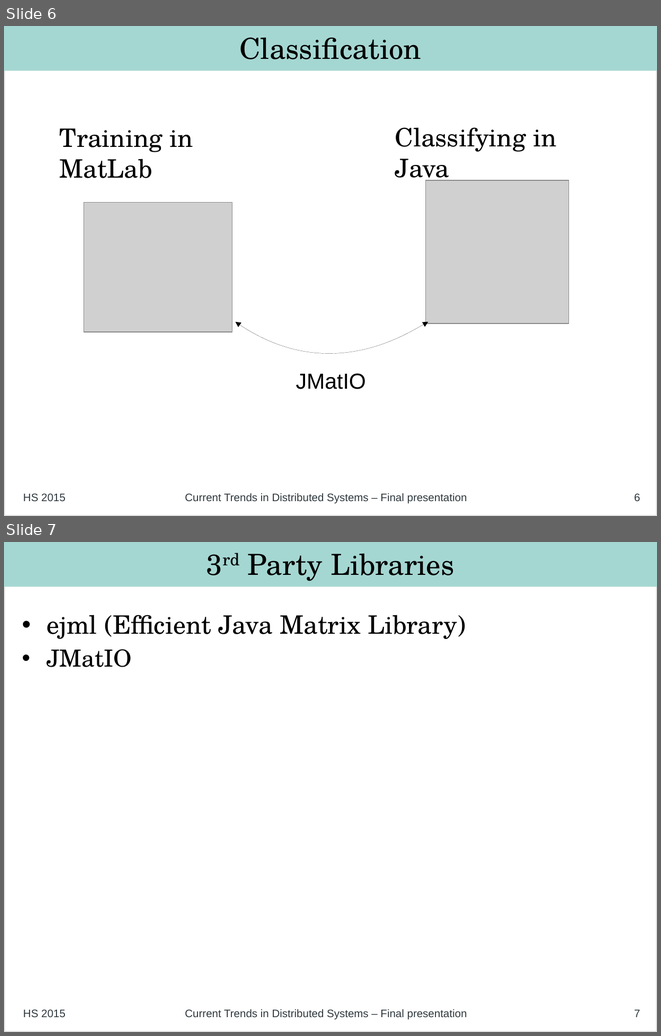
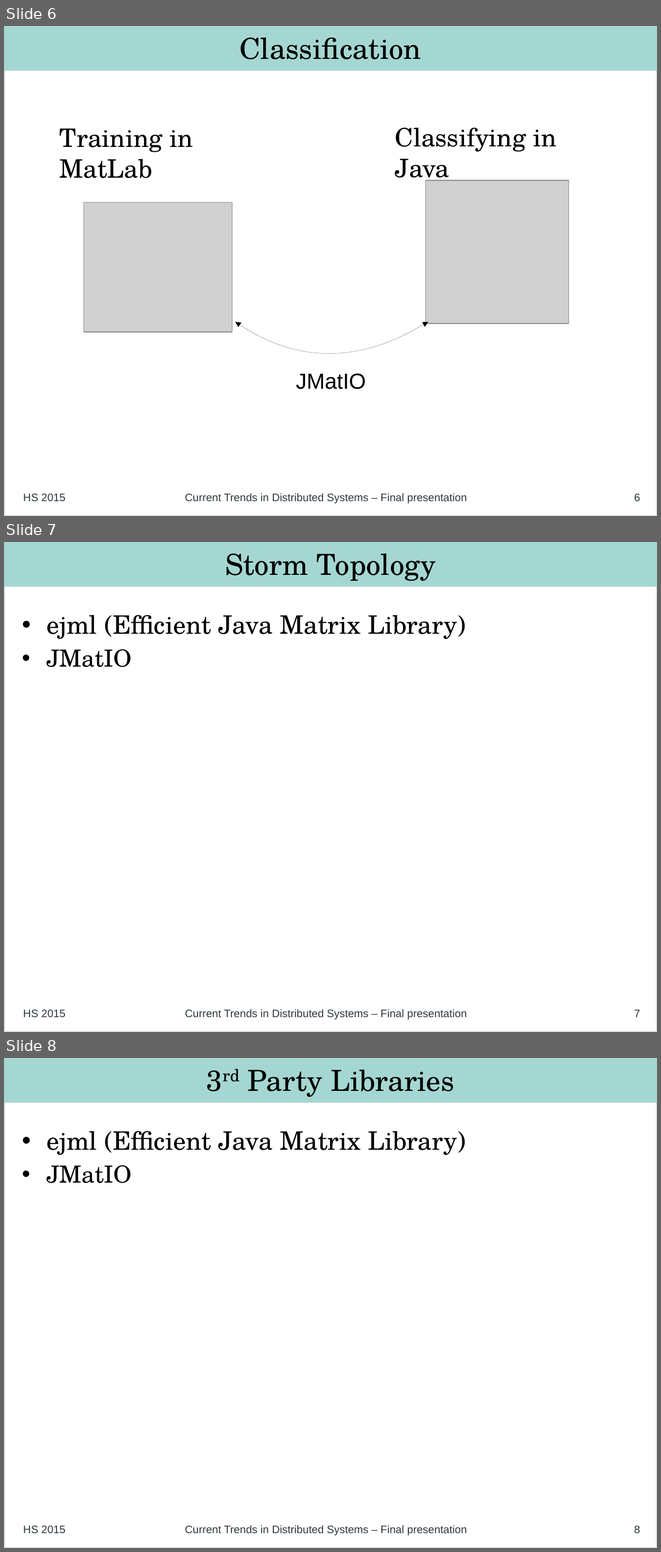
Before and after one commit to philipp-oldenburg/ctds-storm, a slide deck: Project-Weather-Station/FinalPresentation/Final Presentation - Simon.odp. Shown one above the other, each under a label of ours: slides 6 and 7 before the commit, slides 6, 7 and 8 after it. The pictures are 661x1036 and 661x1552 pixels, drawn with LibreOffice and Linux fonts; fonts in the diff are those of the drawing; grey boxes stand for pictures; background and template pictures are left out. Boxes give left, top, right and bottom in pixels: in the first picture for what was removed or moved away, otherwise in the second. Text is boxed around its words. In the diff, an @@ line names an element or a change of style, - is before the commit and + after.

```diff
--- a/Project-Weather-Station/FinalPresentation/Final Presentation - Simon.odp
+++ b/Project-Weather-Station/FinalPresentation/Final Presentation - Simon.odp
@@ slide 7 added at (4, 542, 657, 1032), background picture (left out); not listed: 1 template element that a slide beside it also shows @@
@@ title added at (4, 542, 657, 587), fill #A5D7D2, 32 pt, text #000000 @@
+Storm Topology
@@ text added at (46, 615, 466, 667), 28 pt, text #000000 @@
+• ejml (Efficient Java Matrix Library)
+• JMatIO
@@ text added at (23, 1009, 65, 1017), 12 pt, text #2D373C @@
+HS 2015
@@ text added at (185, 1009, 467, 1020), 12 pt, text #2D373C @@
+Current Trends in Distributed Systems – Final presentation
@@ page number added at (634, 1009, 640, 1017), 12 pt, text #2D373C @@
+7
@@ what was slide 7 is now slide 8 @@
@@ page number at (634, 1525, 640, 1533): text changed @@
-7
+8
```
Also in this commit, not shown: 3 slides changed.
